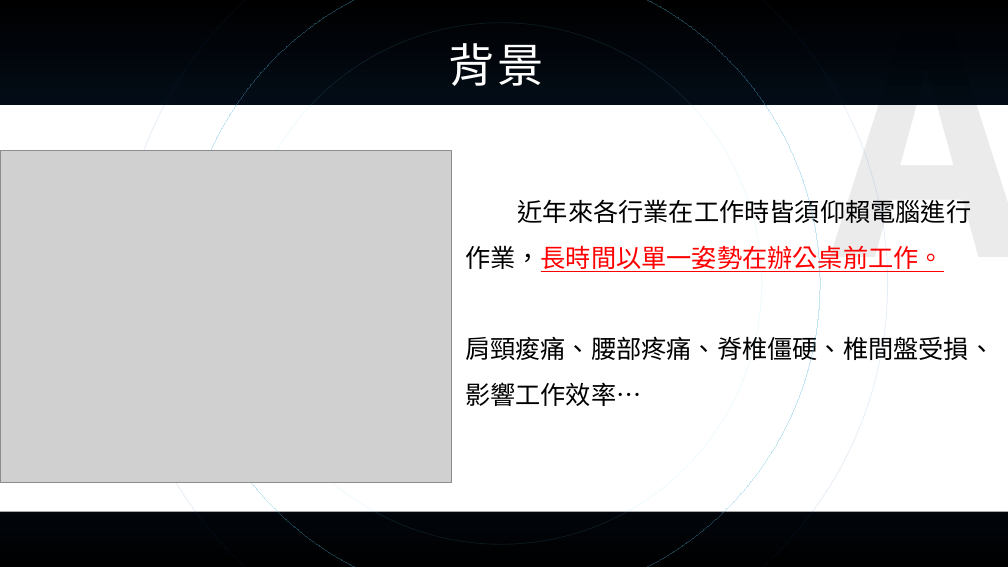
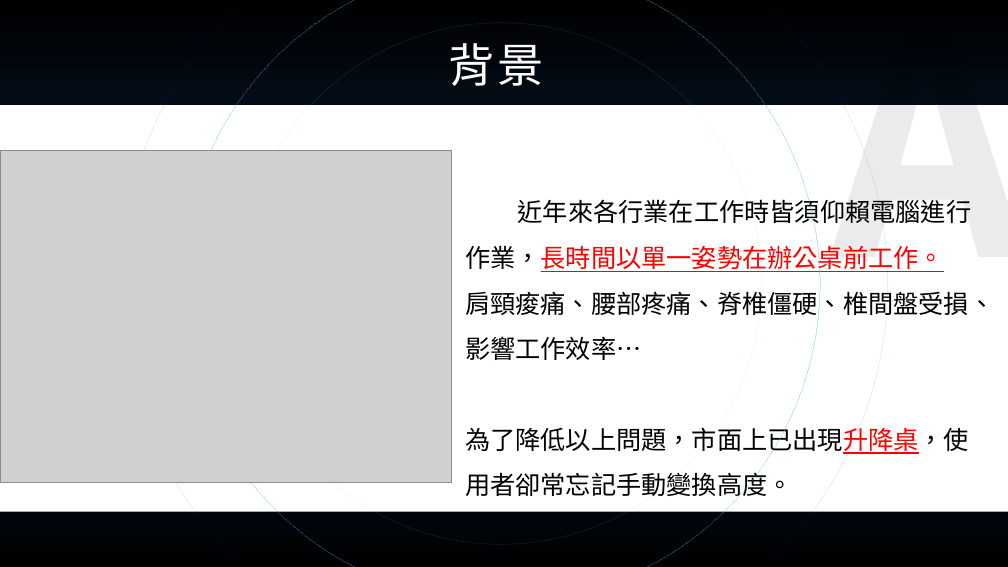
Before and after one commit to js20135987/108_SE_Team3, a slide deck: slide 3 of 第三組範例PPT_2019_10_23.pptx. Drawn at 1008x567 pixels with LibreOffice and Linux fonts; fonts in the diff are those of the drawing; grey boxes stand for pictures. Boxes give left, top, right and bottom in pixels: in the first picture for what was removed or moved away, otherwise in the second. Text is boxed around its words. In the diff, an @@ line names an element or a change of style, - is before the commit and + after.

```diff
--- a/第三組範例PPT_2019_10_23.pptx
+++ b/第三組範例PPT_2019_10_23.pptx
@@ text at (465,423,969,501): paragraph added @@
+為了降低以上問題，市面上已出現升降桌，使用者卻常忘記手動變換高度。
```
Also in this commit, not shown: 9 other slides changed, 1 slide added.
